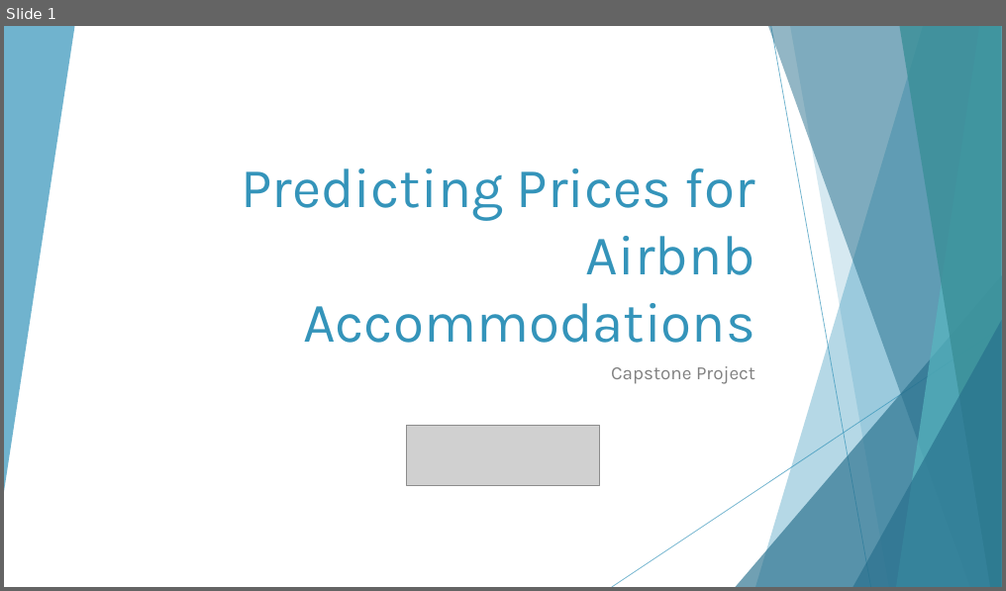
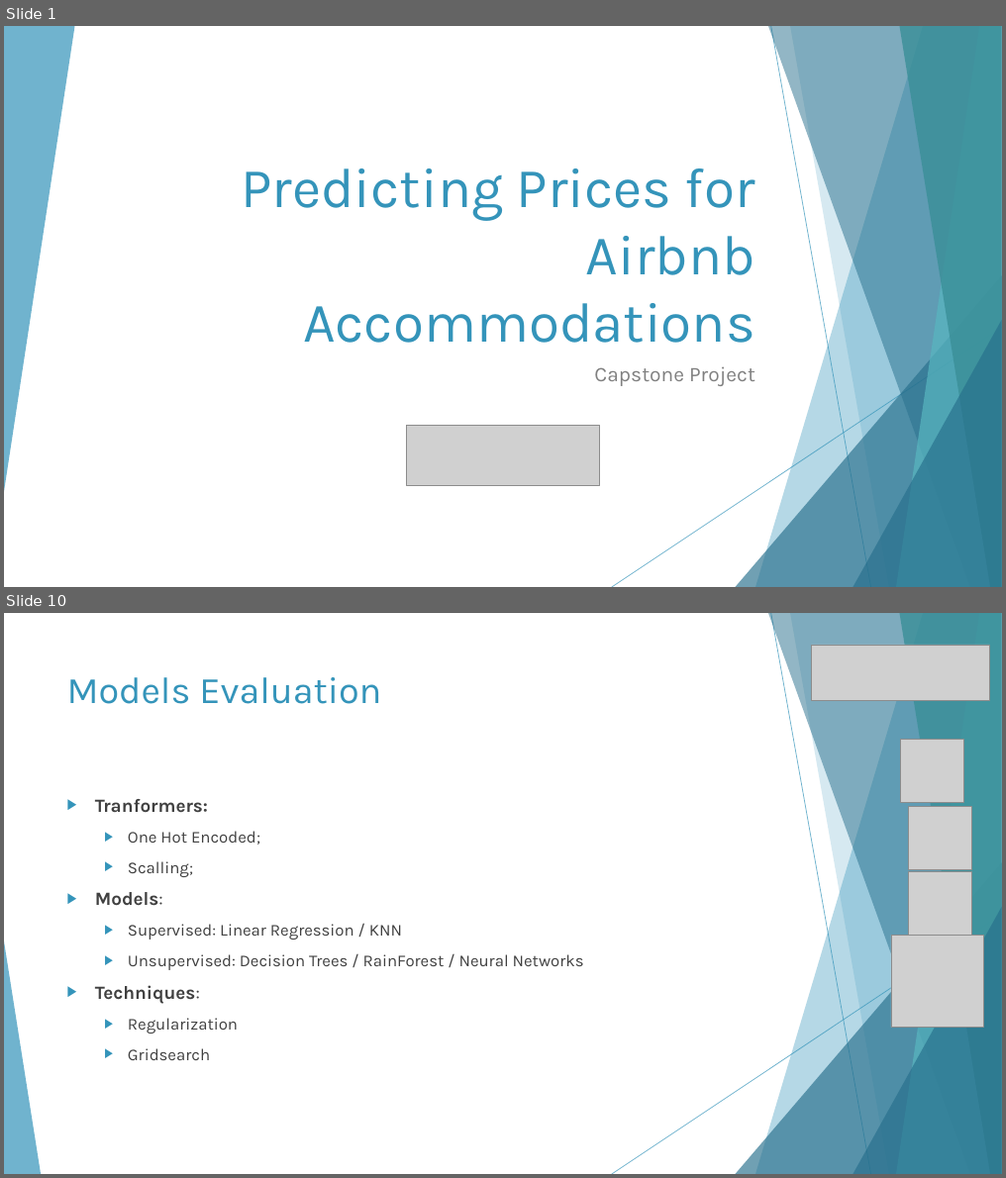
Before and after one commit to sresende/airbnb_data_analysis, a slide deck: Airbnb Presentation.pptx. Shown one above the other, each under a label of ours: slide 1 before the commit, slides 1 and 10 after it; the slides between them are not shown. The pictures are 1006x591 and 1006x1178 pixels, drawn with LibreOffice and Linux fonts; fonts in the diff are those of the drawing; grey boxes stand for pictures. Boxes give left, top, right and bottom in pixels: in the first picture for what was removed or moved away, otherwise in the second. Text is boxed around its words. In the diff, an @@ line names an element or a change of style, - is before the commit and + after.

```diff
--- a/Airbnb Presentation.pptx
+++ b/Airbnb Presentation.pptx
@@ slide 10 added at (x1=4, y1=613, x2=1002, y2=1174), background #FFFFFF; not listed: 9 template elements that a slide beside it also shows @@
@@ picture added at (x1=811, y1=645, x2=989, y2=700) @@
@@ title added at (x1=67, y1=677, x2=381, y2=704), 36 pt, text #3494BA @@
+Models Evaluation
@@ picture added at (x1=901, y1=740, x2=963, y2=802) @@
@@ text added at (x1=95, y1=799, x2=584, y2=1060), 16 pt, text #404040 @@
+▶ Tranformers:
+  ▶ One Hot Encoded;
+  ▶ Scalling;
+▶ Models:
+  ▶ Supervised: Linear Regression / KNN
+  ▶ Unsupervised: Decision Trees / RainForest / Neural Networks
+▶ Techniques:
+  ▶ Regularization
+  ▶ Gridsearch
@@ picture added at (x1=908, y1=807, x2=971, y2=869) @@
@@ picture added at (x1=908, y1=872, x2=971, y2=935) @@
@@ picture added at (x1=891, y1=935, x2=983, y2=1027) @@
@@ triangle added at (x1=4, y1=942, x2=41, y2=1174), fill #3494BA at 70% opacity @@
@@ slide 1 changed as well @@
@@ subtitle "Capstone Project" at (x1=594, y1=367, x2=755, y2=386): size 18 to 20 pt @@
```
Also in this commit, not shown: 2 other slides changed, 12 other slides added, 5 slides removed, 12 other files.
